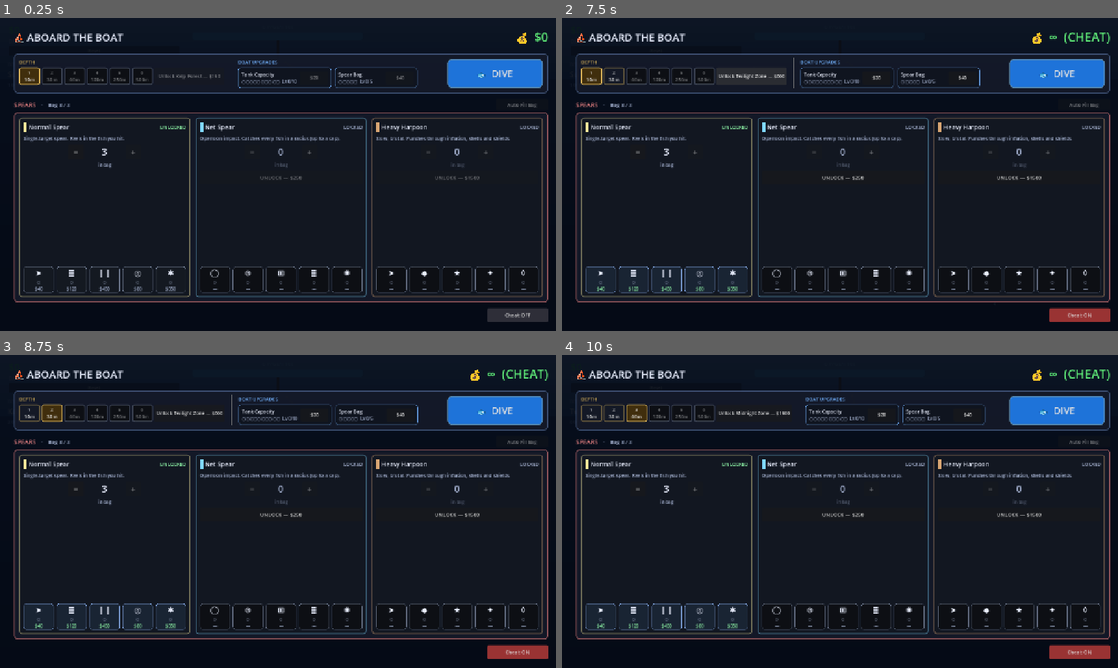
Above: before the commit, frames 1-4 (two rows, left to right).
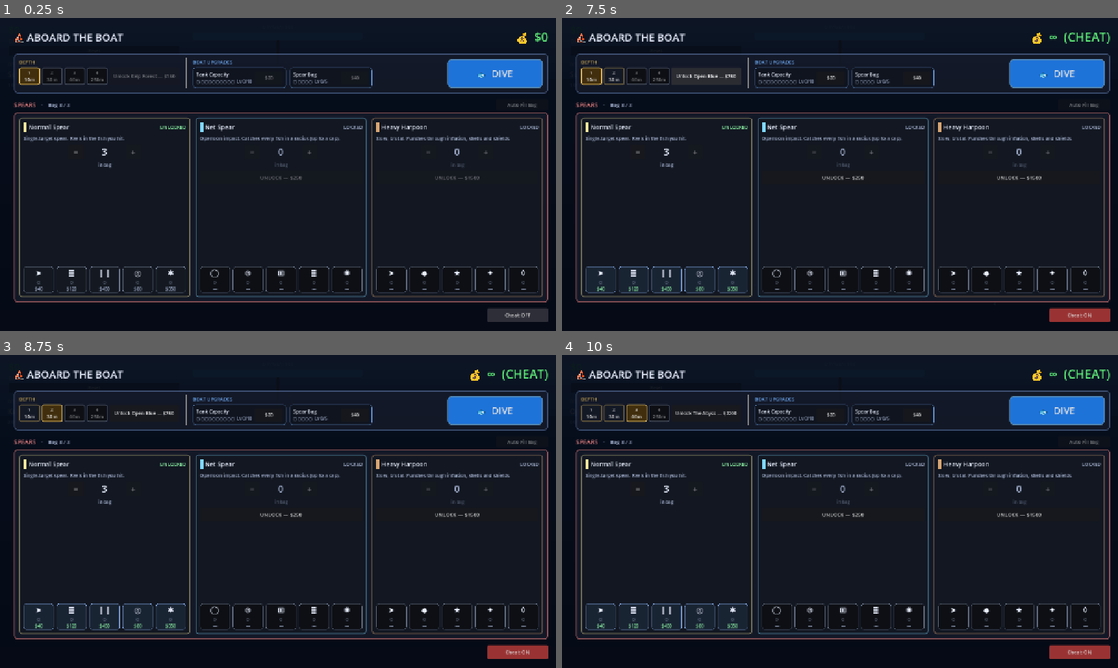
Above: after the commit, the same moments.

Repository: AndreiZitti/Harpoony
Game: Godot game, scene res://scenes/main.tscn
Two runs of this game, one before a commit and one after it. Both use one fixed random seed, a clock stepped at 60 frames per second and the inputs below.
Inputs (mouse positions are in pixels of both pictures, inside the frame that each line leads up to):
- Up to frame 1 (0.25 s): no input
- Up to frame 2 (7.5 s): click "1 10m" at 0.5 s; click "🐟 DIVE" at 1.25 s; click "Reset" at 2 s; move the mouse to (962, 158) at 2.77 s; tap 1 at 2.85 s; click (962, 158) at 2.92 s; click "RESURFACE" at 3.5 s; move the mouse to (728, 190) at 4.27 s; tap 2 at 4.35 s; click (728, 190) at 4.42 s; tap Space at 4.52 s; click "−" at 5 s; click "Auto-Fill Bag" at 5.75 s; click "Cheat: OFF" at 6.5 s; click "Unlock Kelp Forest — $150" at 7.25 s
- Up to frame 3 (8.75 s): click "2 30m" at 8 s
- Up to frame 4 (10 s): click "Unlock Twilight Zone — $600" (after the commit: "Unlock Open Blue — $750") at 8.75 s; click "3 60m" at 9.5 s

The runs differ from the first frame. In frame 1, 1.1% of the frame differs, in the area x 16-76%, y 12-23%; in frame 2, 1.4%; in frame 3, 1.2%; in frame 4, 1.2%.

Commit message:
feat: consolidate to 4-zone campaign
Reef + Kelp Forest + Open Blue + The Abyss. Delete 04_midnight
and 06_trench. Rename 03_twilight -> 03_open_blue and 05_abyss
-> 04_abyss with updated display names and unlock costs ($750
and $2200). ZONE_PATHS updated. Spawn weights and content for
Open Blue and Abyss are tuned in follow-up tasks.

Co-Authored-By: Claude Opus 4.7 (1M context) <noreply@anthropic.com>

Diff:
--- a/data/zones/03_twilight.tres
+++ b/data/zones/03_open_blue.tres
@@ -4,10 +4,10 @@
 
 [resource]
 script = ExtResource("1")
-id = &"twilight"
-display_name = "Twilight Zone"
+id = &"open_blue"
+display_name = "Open Blue"
 depth_meters = 60
-unlock_cost = 600
+unlock_cost = 750
 water_top = Color(0.05, 0.15, 0.35, 1)
 water_bottom = Color(0.02, 0.05, 0.15, 1)
 ambient_tint = Color(0.8, 0.85, 1.0, 1)
--- a/data/zones/05_abyss.tres
+++ b/data/zones/04_abyss.tres
@@ -5,9 +5,9 @@
 [resource]
 script = ExtResource("1")
 id = &"abyss"
-display_name = "Abyss"
+display_name = "The Abyss"
 depth_meters = 250
-unlock_cost = 4000
+unlock_cost = 2200
 water_top = Color(0.01, 0.02, 0.08, 1)
 water_bottom = Color(0.0, 0.0, 0.02, 1)
 ambient_tint = Color(0.4, 0.55, 0.95, 1)
--- a/data/zones/04_midnight.tres
+++ /dev/null
@@ -1,14 +0,0 @@
-[gd_resource type="Resource" script_class="ZoneConfig" load_steps=2 format=3]
-
-[ext_resource type="Script" path="res://scripts/zone_config.gd" id="1"]
-
-[resource]
-script = ExtResource("1")
-id = &"midnight"
-display_name = "Midnight Zone"
-depth_meters = 120
-unlock_cost = 1500
-water_top = Color(0.02, 0.05, 0.18, 1)
-water_bottom = Color(0.0, 0.01, 0.06, 1)
-ambient_tint = Color(0.6, 0.7, 1.0, 1)
-spawn_weights = {"grouper": 0.2, "tuna": 0.3, "squid": 0.2, "lanternfish": 0.2, "mahimahi": 0.1}
--- a/data/zones/06_trench.tres
+++ /dev/null
@@ -1,14 +0,0 @@
-[gd_resource type="Resource" script_class="ZoneConfig" load_steps=2 format=3]
-
-[ext_resource type="Script" path="res://scripts/zone_config.gd" id="1"]
-
-[resource]
-script = ExtResource("1")
-id = &"trench"
-display_name = "Trench"
-depth_meters = 500
-unlock_cost = 10000
-water_top = Color(0.0, 0.0, 0.02, 1)
-water_bottom = Color(0.0, 0.0, 0.0, 1)
-ambient_tint = Color(0.5, 0.4, 0.8, 1)
-spawn_weights = {"grouper": 0.05, "tuna": 0.55, "anglerfish": 0.3, "marlin": 0.1}
--- a/scripts/game_data.gd
+++ b/scripts/game_data.gd
@@ -75,10 +75,8 @@
 const ZONE_PATHS = [
 	"res://data/zones/01_reef.tres",
 	"res://data/zones/02_kelp.tres",
-	"res://data/zones/03_twilight.tres",
-	"res://data/zones/04_midnight.tres",
-	"res://data/zones/05_abyss.tres",
-	"res://data/zones/06_trench.tres",
+	"res://data/zones/03_open_blue.tres",
+	"res://data/zones/04_abyss.tres",
 ]
 
 # Spear types loaded from data/spears/*.tres
